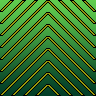
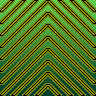
The second 96px x 96px image is a revision of the first. Changes to its layers:
painted on "Layer 24" over [0, 0, 96, 96]
